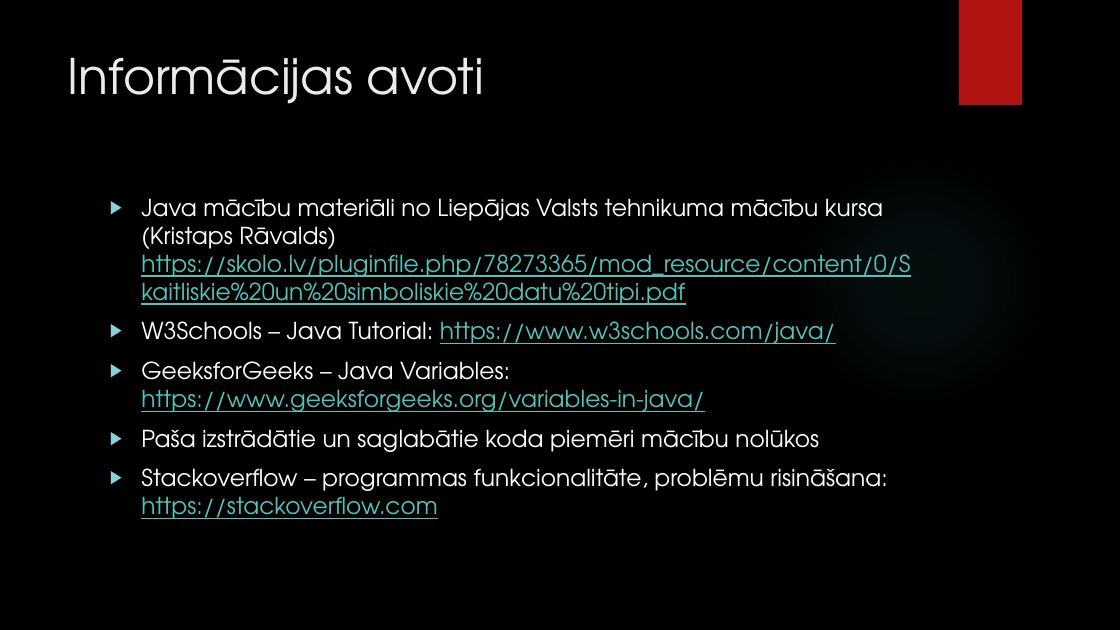
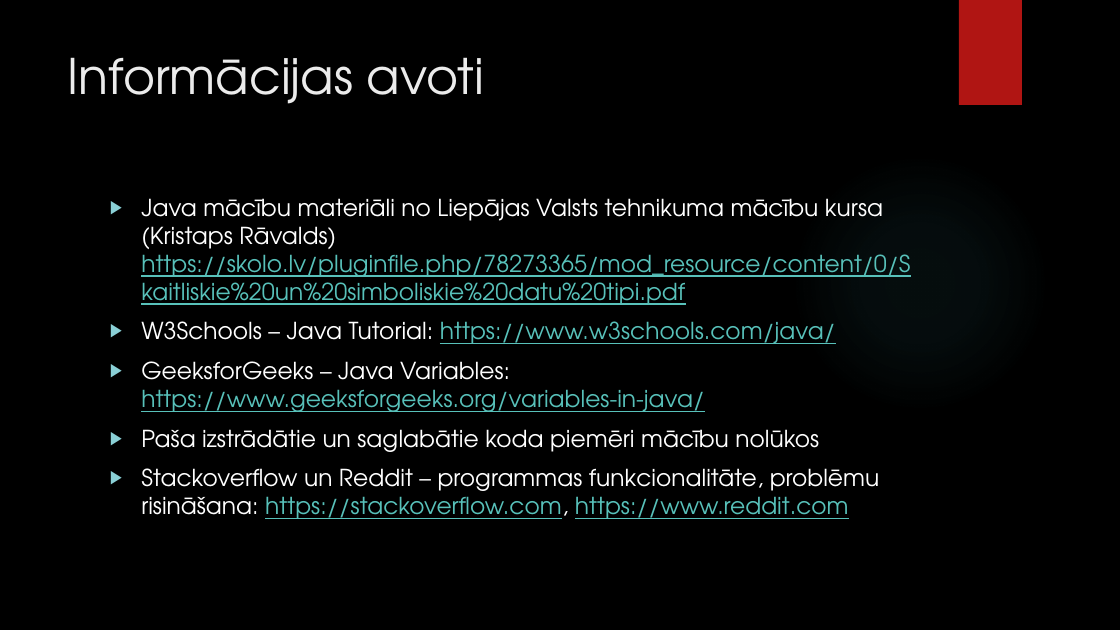
Before and after one commit to Edzhons/eksamens-krumins, a slide deck: slide 8 of macibu_materiali/eksamens_krumins.pptx. Drawn at 1120x630 pixels with LibreOffice and Linux fonts; fonts in the diff are those of the drawing; background and template pictures are left out. Boxes give left, top, right and bottom in pixels: in the first picture for what was removed or moved away, otherwise in the second. Text is boxed around its words. In the diff, an @@ line names an element or a change of style, - is before the commit and + after.

```diff
--- a/macibu_materiali/eksamens_krumins.pptx
+++ b/macibu_materiali/eksamens_krumins.pptx
@@ text at bbox=[141, 468, 879, 519]: text changed @@
-▶ Stackoverflow – programmas funkcionalitāte, problēmu risināšana: https://stackoverflow.com
+▶ Stackoverflow un Reddit – programmas funkcionalitāte, problēmu risināšana: https://stackoverflow.com, https://www.reddit.com
```
Also in this commit, not shown: 2 other slides changed, 2 slides added, 1 slide removed, 1 other file.
